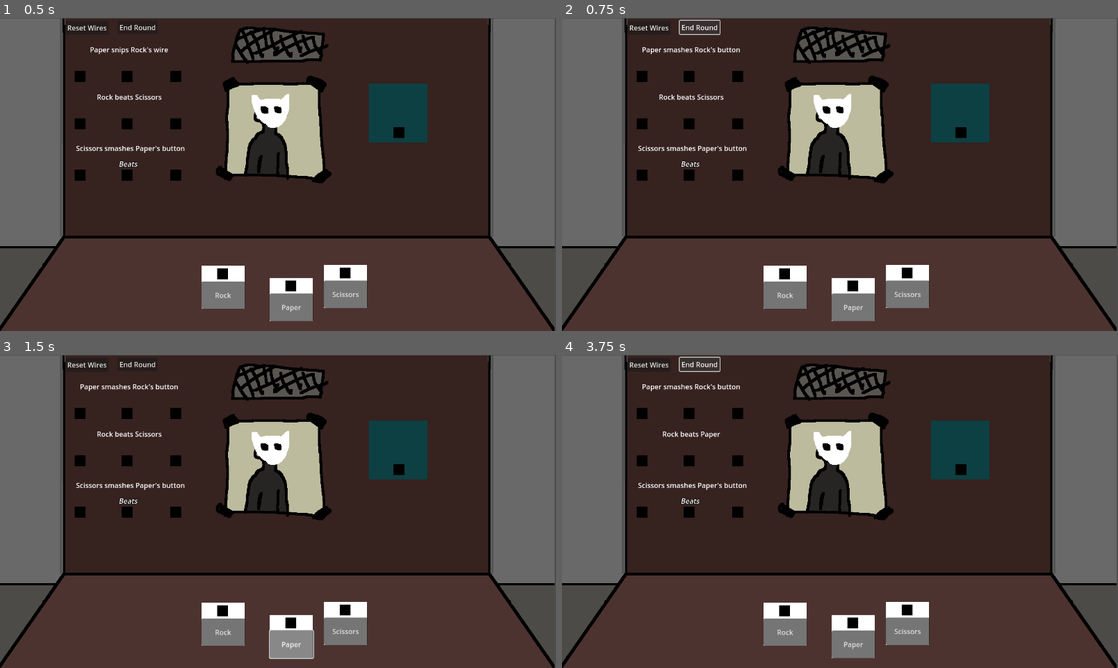
Above: before the commit, frames 1-4 (two rows, left to right).
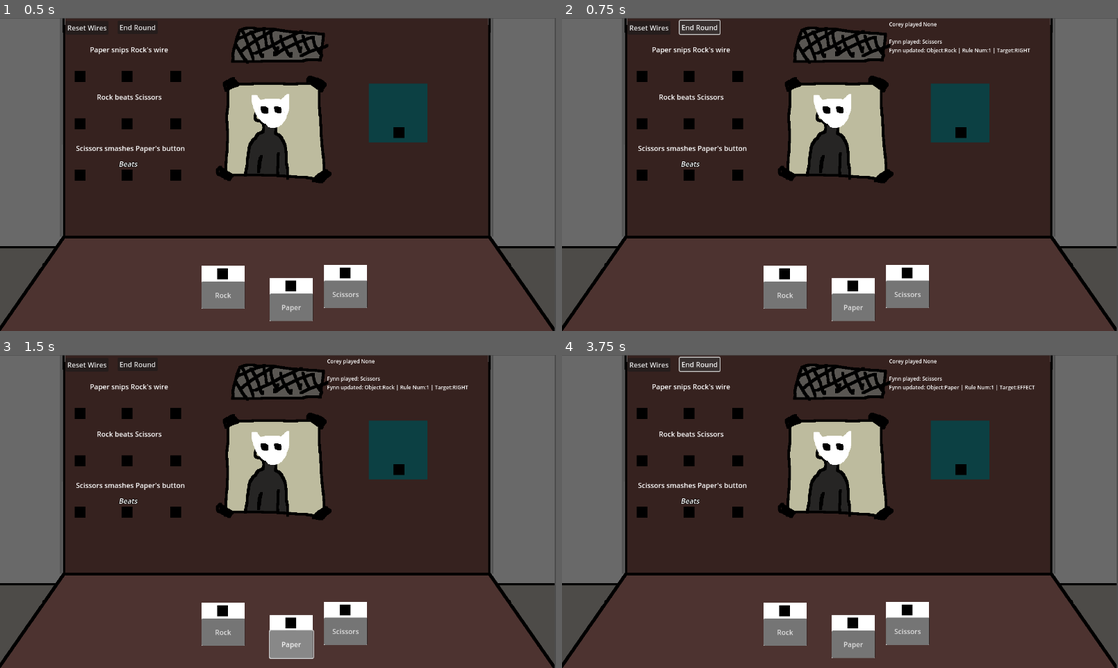
Above: after the commit, the same moments.

Repository: coreytbyrne/RPSGame
Game: Godot game, scene res://game_scenes/encounter/encounter.tscn
The game is run twice, just before and just after one commit, with the same random seed, the same clock (stepped at 60 frames per second) and the same inputs. This scene is started directly instead of the project's main scene.
Inputs:
- Up to frame 1 (0.5 s): no input
- Up to frame 2 (0.75 s): click "End Round" at 0.5 s
- Up to frame 3 (1.5 s): click "Paper" at 1.25 s
- Up to frame 4 (3.75 s): click "Rock" at 2 s; click "Scissors" at 2.75 s; click "End Round" at 3.5 s

Frame 1 is identical in both runs. In frame 2, 0.5% of the frame differs, in the area x 14-85%, y 1-12%; in frame 3, 0.5%; in frame 4, 0.7%, in the area x 14-86%, y 1-27%.
Error after the commit: Invalid access to property or key 'is_update_pending' on a base object of type 'Node2D (EffectTarget)'. (res://entities/rule/rule.gd:49)

Commit message:
Preference Weights/Rule Resolution
- Added 5 tiers of preference weight
- Tied rules no longer update
- Started implementing basic in game "log" for played actions last round

Diff:
--- a/entities/participant/opponent/opponent.gd
+++ b/entities/participant/opponent/opponent.gd
@@ -35,7 +35,7 @@
 			available_buttons.append(disabled_buttons.pop_at(disabled_buttons.find(button)))
 
 
-func choose_actions_to_perform() -> void:
+func choose_actions_to_perform() -> ActionSequence:
 	var possible_actions:Array[ActionSequence] = generate_rules()
 
 	# Sort actions
@@ -56,7 +56,10 @@
 	#file.store_string("\n\nACTION SELECTED: %s" %chosen_action_sequence.to_string())
 	#file.close()
 
-	# Apply the action
+	return chosen_action_sequence
+
+
+func apply_actions(chosen_action_sequence:ActionSequence) -> void:
 	var actions:Array[Action] = chosen_action_sequence.get_actions()
 	for action:Action in actions:
 
@@ -293,24 +296,32 @@
 					player_odds = (player_history[rule.right_object]/ player_odds_denom)
 
 				match(effect_prefs.winning_preference):
-					EffectPreference.PREFERENCE.HIGH:
-						rule_weight += prefs.high_weight
-					EffectPreference.PREFERENCE.MEDIUM:
-						rule_weight += prefs.med_weight
-					EffectPreference.PREFERENCE.LOW:
-						rule_weight += prefs.low_weight
+					EffectPreference.PREFERENCE.FIVE:
+						rule_weight += prefs.five_weight
+					EffectPreference.PREFERENCE.FOUR:
+						rule_weight += prefs.four_weight
+					EffectPreference.PREFERENCE.THREE:
+						rule_weight += prefs.three_weight
+					EffectPreference.PREFERENCE.TWO:
+						rule_weight += prefs.two_weight
+					EffectPreference.PREFERENCE.ONE:
+						rule_weight += prefs.one_weight
 
 				# Static rules only have a fraction of the weight. This is done to avoid the
 				# Opponent ALWAYS playing into static rules
 				if rule.constant_effect != GameplayUtils.EFFECT.NONE:
 					var const_effect_prefs:EffectPreference = prefs.preferences[rule.effect]
 					match(const_effect_prefs.winning_preference):
-						EffectPreference.PREFERENCE.HIGH:
-							rule_weight = rule_weight + (prefs.high_weight/2)
-						EffectPreference.PREFERENCE.MEDIUM:
-							rule_weight  = rule_weight + (prefs.med_weight/2)
-						EffectPreference.PREFERENCE.LOW:
-							rule_weight = rule_weight + (prefs.low_weight/2)
+						EffectPreference.PREFERENCE.FIVE:
+							rule_weight = rule_weight + (prefs.five_weight/2)
+						EffectPreference.PREFERENCE.FOUR:
+							rule_weight  = rule_weight + (prefs.four_weight/2)
+						EffectPreference.PREFERENCE.THREE:
+							rule_weight = rule_weight + (prefs.three_weight/2)
+						EffectPreference.PREFERENCE.TWO:
+							rule_weight = rule_weight + (prefs.two_weight/2)
+						EffectPreference.PREFERENCE.ONE:
+							rule_weight = rule_weight + (prefs.one_weight/2)
 
 				rule_weight *= player_odds
 			# Losing Position
@@ -319,24 +330,32 @@
 					player_odds = (player_history[rule.left_object]/ player_odds_denom)
 
 				match(effect_prefs.losing_preference):
-					EffectPreference.PREFERENCE.HIGH:
-						rule_weight -= prefs.high_weight
-					EffectPreference.PREFERENCE.MEDIUM:
-						rule_weight -= prefs.med_weight
-					EffectPreference.PREFERENCE.LOW:
-						rule_weight -= prefs.low_weight
+					EffectPreference.PREFERENCE.FIVE:
+						rule_weight -= prefs.five_weight
+					EffectPreference.PREFERENCE.FOUR:
+						rule_weight -= prefs.four_weight
+					EffectPreference.PREFERENCE.THREE:
+						rule_weight -= prefs.three_weight
+					EffectPreference.PREFERENCE.TWO:
+						rule_weight -= prefs.two_weight
+					EffectPreference.PREFERENCE.ONE:
+						rule_weight -= prefs.one_weight
 
 				# Static rules only have a fraction of the weight. This is done to avoid the
 				# Opponent ALWAYS playing into static rules
 				if rule.constant_effect != GameplayUtils.EFFECT.NONE:
 					var const_effect_prefs:EffectPreference = prefs.preferences[rule.effect]
 					match(const_effect_prefs.losing_preference):
-						EffectPreference.PREFERENCE.HIGH:
-							rule_weight = rule_weight - (prefs.high_weight/2)
-						EffectPreference.PREFERENCE.MEDIUM:
-							rule_weight  = rule_weight - (prefs.med_weight/2)
-						EffectPreference.PREFERENCE.LOW:
-							rule_weight = rule_weight - (prefs.low_weight/2)
+						EffectPreference.PREFERENCE.FIVE:
+							rule_weight = rule_weight - (prefs.five_weight/2)
+						EffectPreference.PREFERENCE.FOUR:
+							rule_weight  = rule_weight - (prefs.four_weight/2)
+						EffectPreference.PREFERENCE.THREE:
+							rule_weight = rule_weight - (prefs.three_weight/2)
+						EffectPreference.PREFERENCE.TWO:
+							rule_weight = rule_weight - (prefs.two_weight/2)
+						EffectPreference.PREFERENCE.ONE:
+							rule_weight = rule_weight - (prefs.one_weight/2)
 
 
 				rule_weight *= player_odds
--- a/entities/participant/opponent/opponent_preferences/effect_preference_base.gd
+++ b/entities/participant/opponent/opponent_preferences/effect_preference_base.gd
@@ -4,4 +4,4 @@
 @export var winning_preference:PREFERENCE
 @export var losing_preference:PREFERENCE
 
-enum PREFERENCE {LOW, MEDIUM, HIGH}
+enum PREFERENCE {ONE,TWO,THREE,FOUR,FIVE}
--- a/entities/participant/opponent/opponent_preferences/opponent_preferences_base.gd
+++ b/entities/participant/opponent/opponent_preferences/opponent_preferences_base.gd
@@ -2,6 +2,8 @@
 class_name OpponentPreferences
 
 @export var preferences:Dictionary[GameplayUtils.EFFECT, EffectPreference]
-@export var high_weight:float = 10.0
-@export var med_weight:float = 5.0
-@export var low_weight:float = 0.0
+@export var five_weight:float = 10.0
+@export var four_weight:float = 7.5
+@export var three_weight:float = 5.0
+@export var two_weight:float = 3.5
+@export var one_weight:float = 0.0
--- a/entities/participant/opponent/opponent_preferences/test_opponent_preferences.tres
+++ b/entities/participant/opponent/opponent_preferences/test_opponent_preferences.tres
@@ -9,22 +9,25 @@
 
 [sub_resource type="Resource" id="Resource_mkm0v"]
 script = ExtResource("1_mkm0v")
-winning_preference = 2
+winning_preference = 3
+losing_preference = 2
 metadata/_custom_type_script = "uid://b6o5xkxolvn1y"
 
 [sub_resource type="Resource" id="Resource_odsj0"]
 script = ExtResource("1_mkm0v")
-winning_preference = 2
-losing_preference = 2
+winning_preference = 4
+losing_preference = 4
 metadata/_custom_type_script = "uid://b6o5xkxolvn1y"
 
 [sub_resource type="Resource" id="Resource_u0kst"]
 script = ExtResource("1_mkm0v")
-winning_preference = 1
+winning_preference = 2
+losing_preference = 1
 metadata/_custom_type_script = "uid://b6o5xkxolvn1y"
 
 [sub_resource type="Resource" id="Resource_j5vjf"]
 script = ExtResource("1_mkm0v")
+winning_preference = 1
 metadata/_custom_type_script = "uid://b6o5xkxolvn1y"
 
 [resource]
--- a/entities/rule/rule.gd
+++ b/entities/rule/rule.gd
@@ -36,14 +36,21 @@
 
 func opponent_update(rule_target:RULE_TARGET, update) -> void:
 	if rule_target == RULE_TARGET.LEFT:
-		left_target.direct_update(update)
+		if left_target.is_update_pending:
+			left_target.revert_assignment()
+		else:
+			left_target.direct_update(update)
 	elif rule_target == RULE_TARGET.RIGHT:
-		right_target.direct_update(update)
+		if right_target.is_update_pending:
+			right_target.revert_assignment()
+		else:
+			right_target.direct_update(update)
 	else:
-		effect_target.direct_update(update)
-	#left_target.set_initial_assignment(new_rule_config.left_object)
-	#right_target.set_initial_assignment(new_rule_config.right_object)
-	#effect_target.set_initial_assignment(new_rule_config.effect)
+		if effect_target.is_update_pending:
+			effect_target.revert_assignment()
+		else:
+			effect_target.direct_update(update)
+
 
 
 func update_rule_text(rule_type:RULE_CHANGE_TYPE) -> void:
--- a/entities/targets/object_target.gd
+++ b/entities/targets/object_target.gd
@@ -31,6 +31,9 @@
 	temp_assignment = new_assignment
 	commit_assignment()
 
+func is_update_pending() -> bool:
+	return (temp_assignment != assignment)
+
 
 # Some color/visual change most likely
 func commit_assignment() -> void:
--- a/game_scenes/encounter/encounter.gd
+++ b/game_scenes/encounter/encounter.gd
@@ -156,7 +156,7 @@
 			RuleResolver.delegate_rule_resolve($Opponent, $Player, rule.effect)
 			RuleResolver.delegate_rule_resolve($Opponent, $Player, rule.constant_effect)
 
-func check_if_round_over() -> void:
+func check_if_game_over() -> void:
 	if $Player.health <= 0:
 		print("%s loses" % $Player.participant_name)
 	if $Opponent.health <= 0:
@@ -183,24 +183,46 @@
 
 
 func _on_next_round_button_pressed() -> void:
+	var player_actions_str:String = ""
+	var opponent_action_str:String = ""
+
 	# Ignore a "next round" button press if you're in the middle of drawing a wire
 	if current_wire != null:
 		return
 
-	$Opponent.choose_actions_to_perform()
-
+	# Opponent chooses their action
+	var opponent_action_sequence:Opponent.ActionSequence = $Opponent.choose_actions_to_perform()
+	$Opponent.apply_actions(opponent_action_sequence)
+
+	for action:Opponent.Action in opponent_action_sequence.get_actions():
+		if action is Opponent.PlayAction:
+			opponent_action_str += "%s played: %s\n" % [$Opponent.participant_name, GameplayUtils.get_object_name(action.obj)]
+		else:
+			opponent_action_str += "%s updated: %s\n" % [$Opponent.participant_name, action.to_string()]
+
+	# Check for rule update conflicts
+
+
+	# Commit the player changes
 	for wire:Wire in $Player/Wires.get_children():
 		wire.connected_target.commit_assignment()
 		await SignalBus.rule_updated
-	print("You played %s" % [GameplayUtils.get_object_name($Player.played_object.target.assignment)])
+
+	player_actions_str += "%s played %s\n" % [$Player.participant_name, GameplayUtils.get_object_name($Player.played_object.target.assignment)]
+	$LastRoundHistory.text = "%s\n%s\n\n" % [player_actions_str, opponent_action_str]
+
 	$Opponent.add_to_player_history($Player/PlayedObject.get_played_object())
 
+	# Resolve the outcome of the cards played, given the new updates
 	resolve_round()
 
+	# Transition to the next round
 	RuleResolver.next_round()
+
+	# Resolve any "in X round" effects at the beginning of the relevant round
 	RuleResolver.resolve_futures_round_start()
 
-	check_if_round_over()
+	check_if_game_over()
 
 	_on_reset_wires_pressed()
 	print("**************************************************************")
--- a/game_scenes/encounter/encounter.tscn
+++ b/game_scenes/encounter/encounter.tscn
@@ -47,5 +47,13 @@
 health = 3
 participant_name = "Fynn"
 
+[node name="LastRoundHistory" type="Label" parent="."]
+offset_left = 753.0
+offset_top = 6.0
+offset_right = 1125.0
+offset_bottom = 148.0
+theme_override_font_sizes/font_size = 12
+autowrap_mode = 2
+
 [connection signal="pressed" from="ResetWiresButton" to="." method="_on_reset_wires_pressed"]
 [connection signal="pressed" from="EndRoundButton" to="." method="_on_next_round_button_pressed"]
